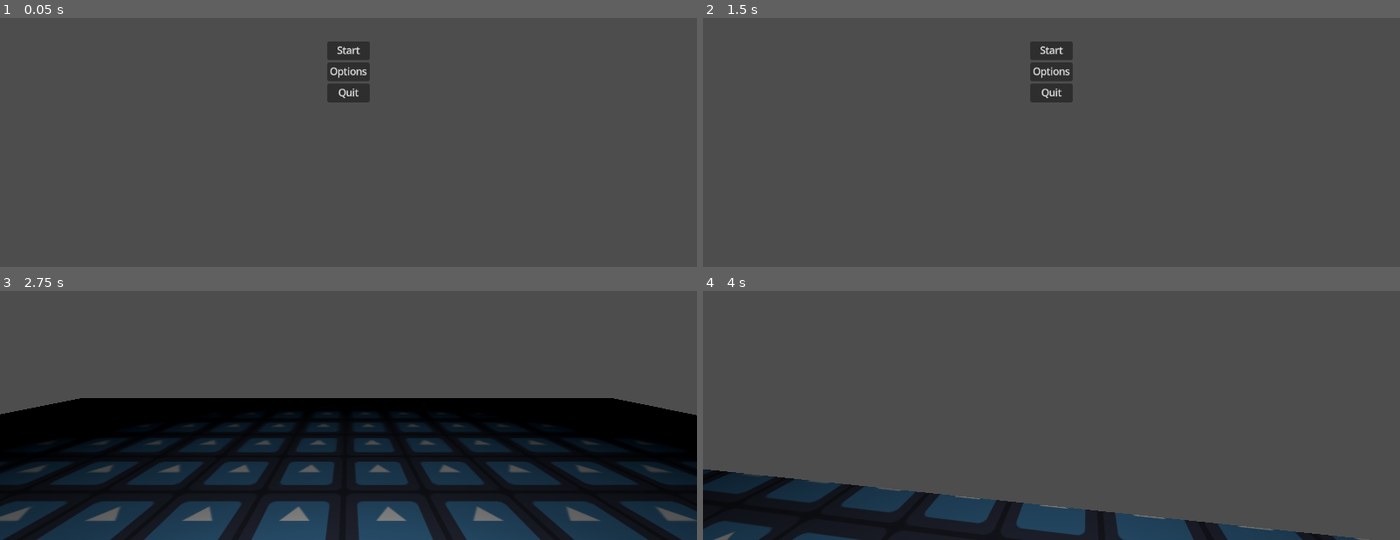
Above: before the commit, frames 1-4 (two rows, left to right).
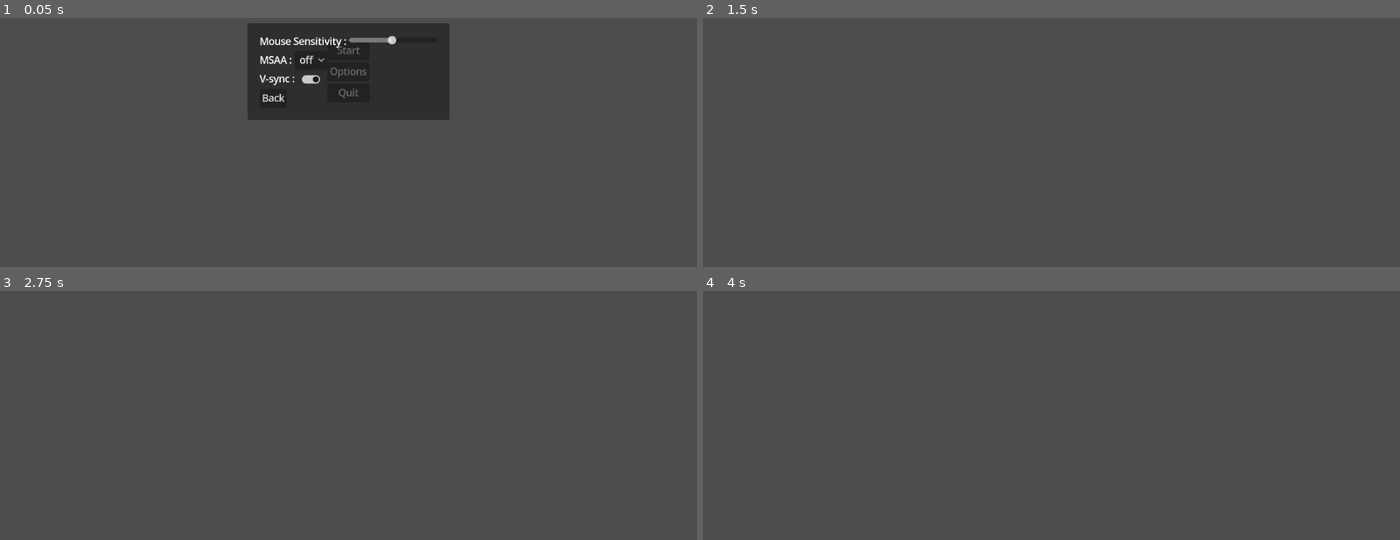
Above: after the commit, the same moments.

Repository: Groblockia/Wildroom
Game: Godot game, scene res://Menus/main_menu.tscn
Two runs of this game, one before a commit and one after it. Both use one fixed random seed, a clock stepped at 60 frames per second and the inputs below. The engine's default icon, where the game draws it, is replaced by a stand-in: a white triangle on a blue panel in a dark square.
Inputs (mouse positions are in pixels of both pictures, inside the frame that each line leads up to):
- Up to frame 1 (0.05 s): no input
- Up to frame 2 (1.5 s): click "Options" at 0.5 s; click "Back" at 1.25 s
- Up to frame 3 (2.75 s): click (348, 323) at 2 s, where only the run before the commit has a clickable "Start"
- Up to frame 4 (4 s): move the mouse to (1086, 343) at 2.77 s; hold W (forward) from 2.78 s (still down); tap E (interact) at 2.85 s; tap Space (jump) at 3.02, 3.77 s; move the mouse to (1016, 345) at 3.52 s; tap Tab (mouse_tab) at 3.6 s

The runs differ from the first frame. In frame 1, 9.9% of the frame differs, in the area x 35-65%, y 2-41%; in frame 2, 1.2%; in frame 3, 55%, in the area x 0-100%, y 43-100%; in frame 4, 14%.

Commit message:
settings now get initialized on startup

Diff:
--- a/Scripts/Player_State_Machine/player.gd
+++ b/Scripts/Player_State_Machine/player.gd
@@ -52,7 +52,7 @@
 	if Input.is_action_just_pressed("interact"): interact()
 
 	if Input.is_action_just_pressed("esc") && !Global.is_in_optionsMenu:
-		Global.spawn_scene(Global.options)
+		add_child(Global.options_menu.instantiate())
 
 	if Input.is_action_just_pressed("mouse_tab"):
 		if Input.mouse_mode == Input.MOUSE_MODE_CAPTURED:
--- a/Scripts/global.gd
+++ b/Scripts/global.gd
@@ -1,14 +1,9 @@
 extends Node
+
+@onready var options_menu = preload("res://Menus/options_menu.tscn")
 
 var options = preload("res://Menus/options_menu.tscn")
 var is_in_mainMenu = true
 var is_in_optionsMenu = false
 
-var mouse_sensitivity = 0.001
-
-func _ready() -> void:
-	print("caca")
-
-func spawn_scene(scene: Resource):
-	var temp = scene.instantiate()
-	add_child(temp)
+var mouse_sensitivity
--- a/Scripts/main_menu.gd
+++ b/Scripts/main_menu.gd
@@ -4,8 +4,15 @@
 @onready var optionsButton = $VBoxContainer/OptionsButton
 @onready var quitButton = $VBoxContainer/StartButton
 
+
+
 func _ready() -> void:
 	Input.mouse_mode = Input.MOUSE_MODE_VISIBLE
+	var optMenu = Global.options_menu.instantiate()
+	add_child(optMenu)
+	await get_tree().create_timer(0.1).timeout
+	optMenu.quit()
+	Global.is_in_mainMenu = false
 
 func _on_start_button_pressed() -> void:
 	get_tree().change_scene_to_file("res://Levels/test.tscn")
--- a/Scripts/options_menu.gd
+++ b/Scripts/options_menu.gd
@@ -74,3 +74,7 @@
 	queue_free()
 	get_tree().change_scene_to_file("res://Menus/main_menu.tscn")
 	set_settings()
+
+func quit():
+	Global.is_in_optionsMenu = false
+	queue_free()
